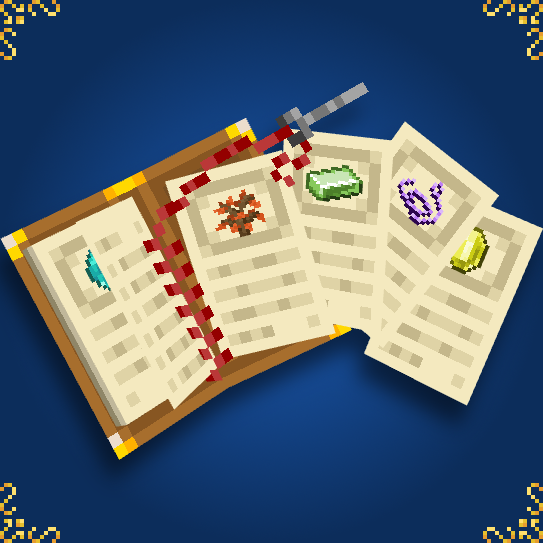
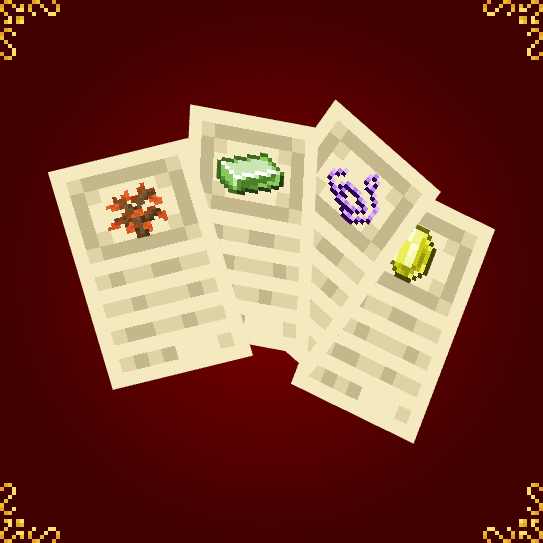
Revision of a layered 543×543 image; what changed, layer by layer:
hid "Pasted Layer" over box(0, 78, 543, 510)
added layer "Pasted Layer #1" above "Layer copy #1" over box(48, 99, 495, 444)
added layer "Layer copy #1" above "Layer" over box(0, 0, 543, 543)
hid "Layer" over box(0, 0, 543, 543)